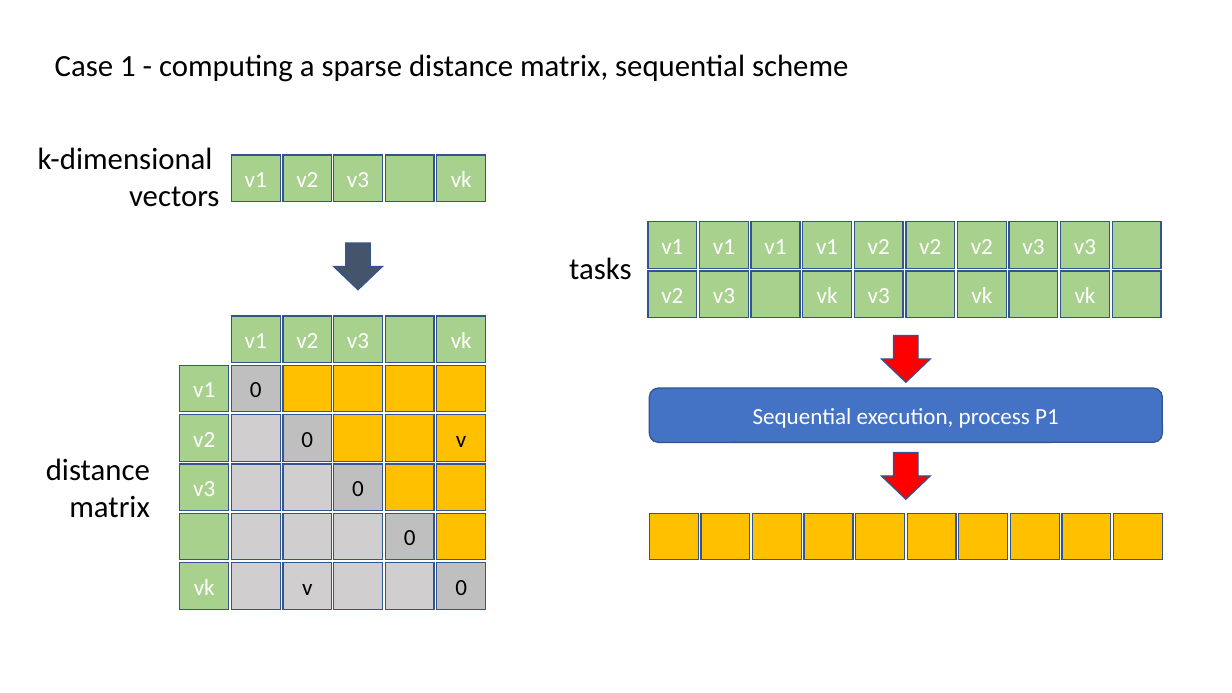
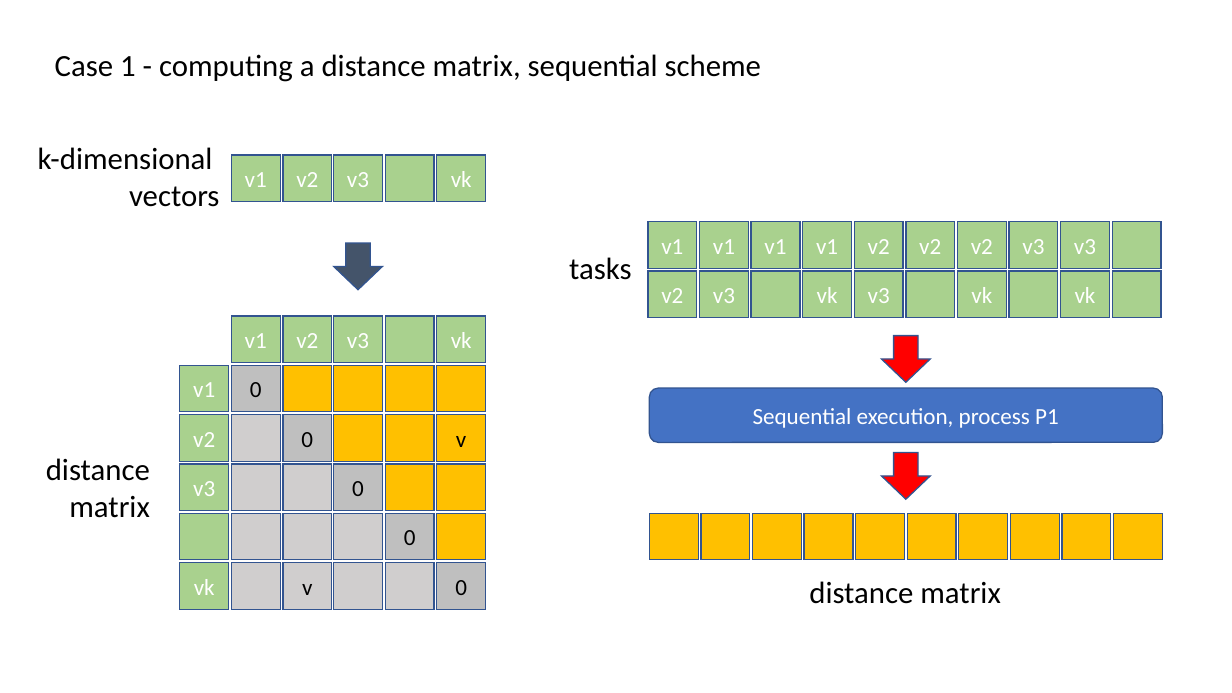
Before and after one commit to andreplima/BoT-in-Python, a slide deck: slide 4 of BoT in Python.pptx. Drawn at 1232x693 pixels with LibreOffice and Linux fonts; fonts in the diff are those of the drawing. Boxes give left, top, right and bottom in pixels: in the first picture for what was removed or moved away, otherwise in the second. Text is boxed around its words. In the diff, an @@ line names an element or a change of style, - is before the commit and + after.

Commit message:
updated presentation

```diff
--- a/BoT in Python.pptx
+++ b/BoT in Python.pptx
@@ text at bbox=[55, 54, 761, 82]: text changed @@
-Case 1 - computing a sparse distance matrix, sequential scheme
+Case 1 - computing a distance matrix, sequential scheme
@@ text added at bbox=[809, 581, 1000, 604], 24 pt, text #000000 @@
+distance matrix
```
Also in this commit, not shown: 5 other slides changed, 1 slide added.
